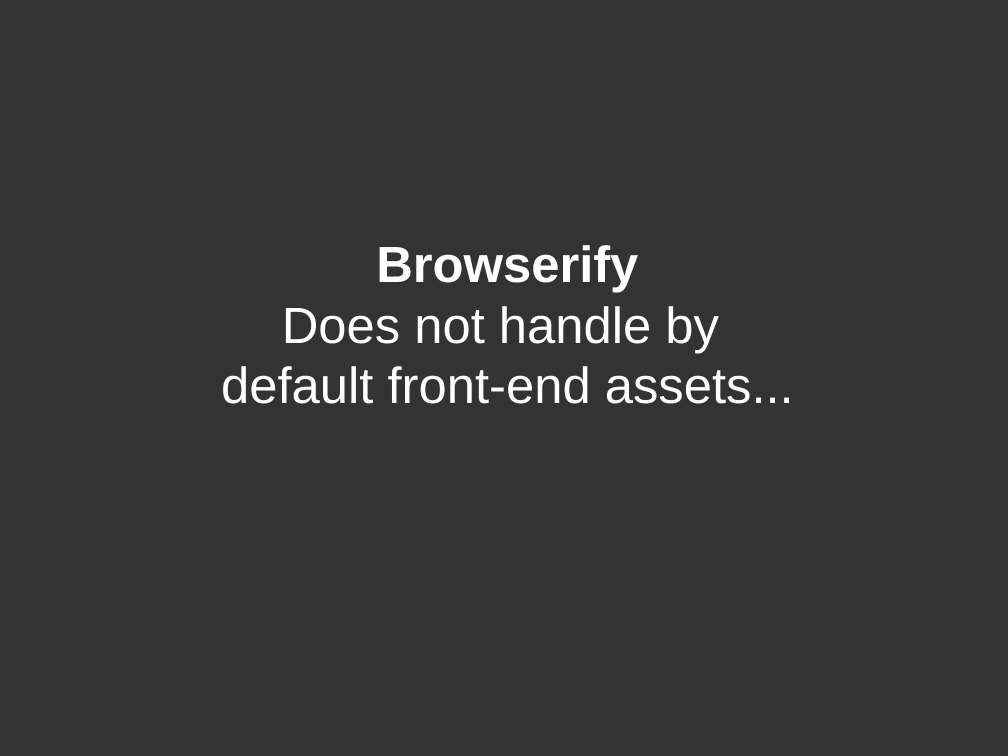
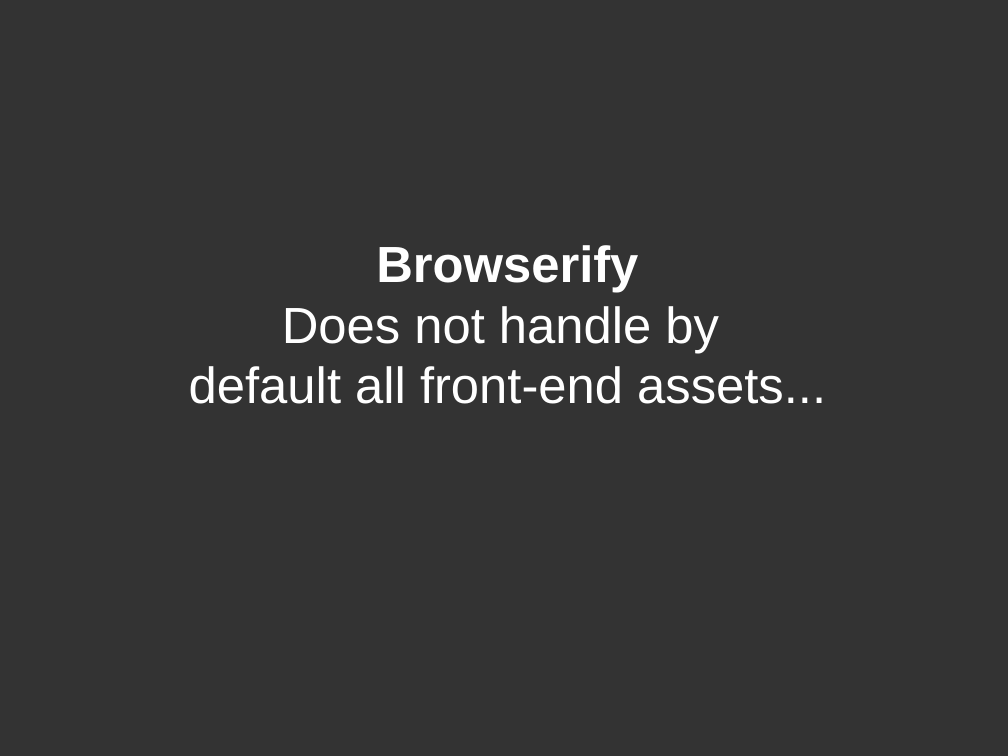
Before and after one commit to DanYellow/misc-tests, a slide deck: slide 16 of webpack-presentation-examples/webpack-presentation.odp. Drawn at 1008x756 pixels with LibreOffice and Linux fonts; fonts in the diff are those of the drawing. Boxes give left, top, right and bottom in pixels: in the first picture for what was removed or moved away, otherwise in the second. Text is boxed around its words. In the diff, an @@ line names an element or a change of style, - is before the commit and + after.

```diff
--- a/webpack-presentation-examples/webpack-presentation.odp
+++ b/webpack-presentation-examples/webpack-presentation.odp
@@ subtitle at bbox=[189, 366, 826, 404]: text changed @@
-default front-end assets...
+default all front-end assets...
```
Also in this commit, not shown: 1 other slide changed, 1 slide added, 5 other files.
